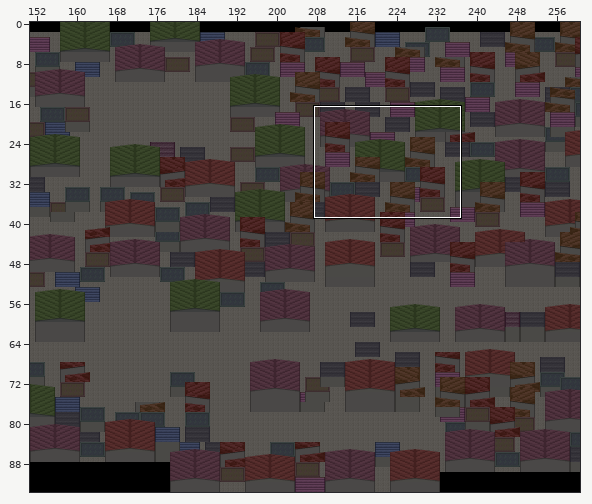
An edit to a level. Tiled map, Resources/map/STREET-suzaku-backalley.tmx. The first picture is a wide view before the edit; the outline marks the close-up.
Close-up. The starting point:
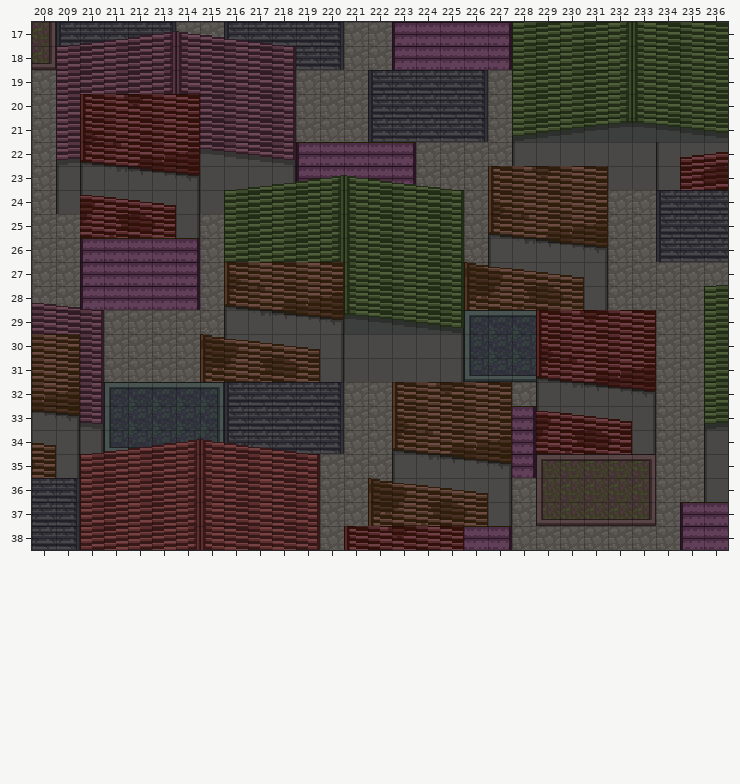
Cells are 16x16 px. Shown: x 208..236, y 17..38. The commit also changed other parts of the map, which this record leaves out. Tiles whose own drawing changed are shown in their newer look in all pictures.
After:
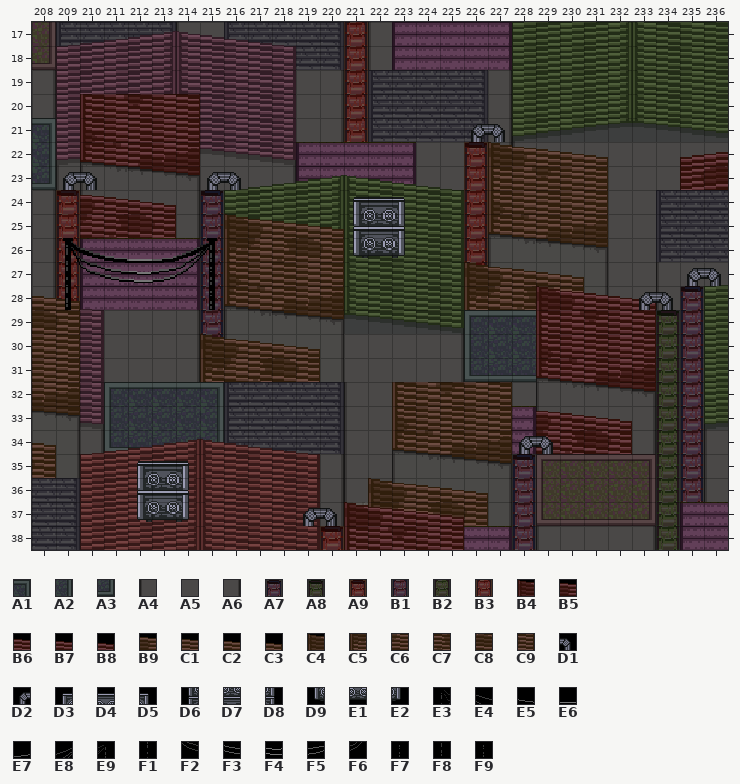
Key: from "chinaTown": A1 754, A2 784, A3 814, A4 1020, A5 1021, A6 1029, A7 1134, A8 1135, A9 1136, B1 1164, B2 1165, B3 1166, B4 1358, B5 1359, B6 1360, B7 1361, B8 1362, B9 1373, C1 1374, C2 1375, C3 1376, C4 1551, C5 1581, C6 1582, C7 1583, C8 1584, C9 1585, D1 1651, D2 1680, D3 1722, D4 1723, D5 1724, D6 1752, D7 1753, D8 1754, D9 1782, E1 1783, E2 1784, E3 1830, E4 1831, E5 1832, E6 1833, E7 1834, E8 1835, E9 1836, F1 1860, F2 1861, F3 1862, F4 1863, F5 1864, F6 1865, F7 1866, F8 1890, F9 1896.
__ is an empty cell.
Tiles of an added or newly shown layer are drawn over the layers below it.
The exact change:
Layer "pipeShita":
y 27: x 226 __ -> B3
y 28: x 209 __ -> B3
y 30: x 215 __ -> B1
y 35: x 221..222 __ __ -> A4 A5
y 36: x 221 __ -> A4
Layer "MonoShita":
y 17: x 214..215 __ __ -> A4 A5; x 222 __ -> A4
y 18: x 222 __ -> A4
y 19..20: x 208 __ -> A6; x 219..220 __ __ -> A5 A6; x 227 __ -> A6
y 21: x 208 __ -> A1; x 219..220 __ __ -> A5 A6; x 227 __ -> A6
y 22: x 208 __ -> A2; x 224..225 __ __ -> A5 A5; x 227 __ -> A6; x 234 A4 -> A5
y 23: x 208 __ -> A3; x 224..225 __ __ -> A5 A5; x 234 A4 -> A5
y 24..26: x 208 __ -> A6; x 232..233 __ __ -> A5 A5
y 27: x 208 __ -> A6; x 232..236 __ __ __ __ __ -> A5 A5 A4 A5 A5
y 28: x 208 __ -> A6; x 232..234 __ __ __ -> A5 A5 A4
y 29..31: x 211..214 __ __ __ __ -> A5 A5 A5 A6
y 32: x 221..222 __ __ -> A4 A5; x 228 __ -> A5
y 33..34: x 221..222 __ __ -> A4 A5
y 35..37: x 220 __ -> A6
y 38: x 229..233 __ __ __ __ __ -> A4 A5 A5 A5 A6
Layer "MonoUeSub":
y 22: x 227..231 __ __ __ __ __ -> C4 B9 C1 C2 C3
y 28: x 229..233 __ __ __ __ __ -> B4 B5 B6 B7 B8
y 37: x 221..225 __ __ __ __ __ -> B4 B5 B6 B7 B8
Layer "pipeUe":
y 17..21: x 221 __ -> B3
y 22: x 226 __ -> A9
y 23: x 226 __ -> B3
y 24: x 209 __ -> A9; x 215 __ -> A7; x 226 __ -> B3
y 25..26: x 209 __ -> B3; x 215 __ -> B1; x 226 __ -> B3
y 27: x 209 __ -> B3; x 215 __ -> B1
y 28: x 215 __ -> B1; x 235 __ -> A7
y 29: x 215 __ -> B1; x 234..235 __ __ -> A8 B1
y 30..34: x 234..235 __ __ -> B2 B1
y 35: x 228 __ -> A7; x 234..235 __ __ -> B2 B1
y 36: x 228 __ -> B1; x 234..235 __ __ -> B2 B1
y 37: x 228 __ -> B1; x 234 __ -> B2
y 38: x 220 __ -> A9; x 228 __ -> B1; x 234 __ -> B2
Layer "pipeCharaUe" (added):
y 21: x 226..227 __ __ -> D2 D1
y 23: x 209..210 __ __ -> D2 D1; x 215..216 __ __ -> D2 D1
y 27: x 235..236 __ __ -> D2 D1
y 28: x 233..234 __ __ -> D2 D1
y 34: x 228..229 __ __ -> D2 D1
y 37: x 219..220 __ __ -> D2 D1
Layer "CharaUeroof":
y 25: x 216..220 __ __ __ __ __ -> C4 B9 C1 C2 C3
y 26: x 216..220 __ __ __ __ __ -> C5 C6 C7 C8 C9
y 28: x 208..209 __ __ -> C2 C3
y 29: x 208..209 __ __ -> C8 C9
Layer "CharaUeoption" (added):
y 24: x 221..223 __ __ __ -> D3 D4 D5
y 25: x 221..223 __ __ __ -> D6 D7 D8
y 26: x 209..215 __ __ __ __ __ __ __ -> E3 E4 E5 E6 E7 E8 E9; x 221..223 __ __ __ -> D9 E1 E2
y 27: x 209..215 __ __ __ __ __ __ __ -> F1 F2 F3 F4 F5 F6 F7
y 28: x 209 __ -> F8; x 215 __ -> F9
y 35: x 212..214 __ __ __ -> D3 D4 D5
y 36: x 212..214 __ __ __ -> D6 D7 D8
y 37: x 212..214 __ __ __ -> D9 E1 E2
Boxes around the changes in both close-ups, in picture pixels (x1, y1, x2, y2):
changed: (32, 22, 728, 550)
